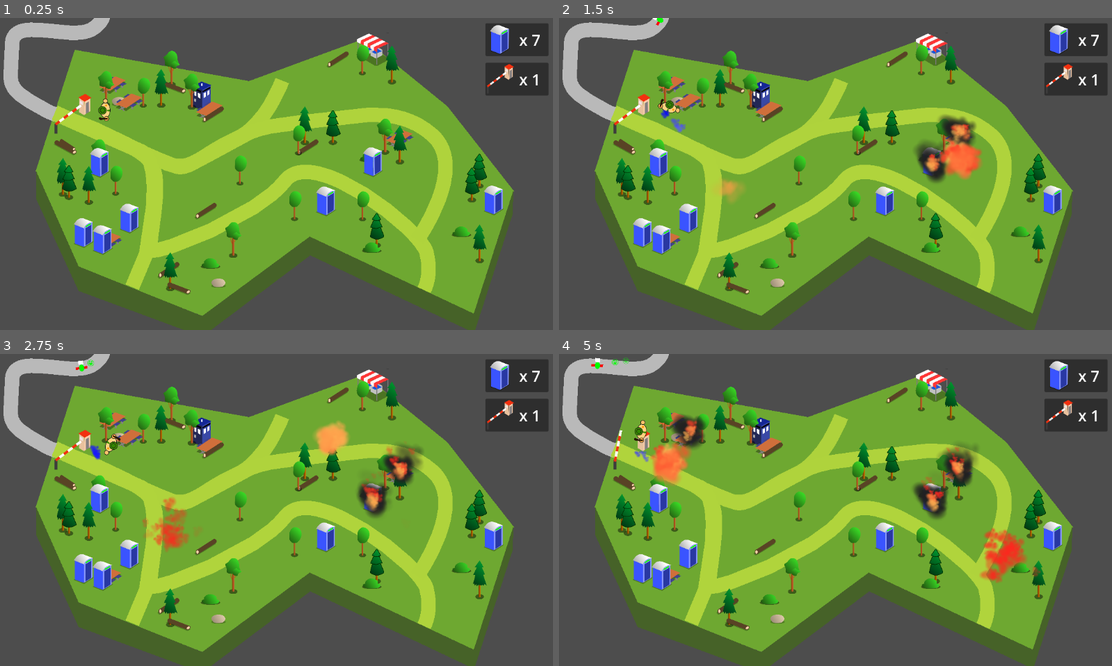
Above: before the commit, frames 1-4 (two rows, left to right).
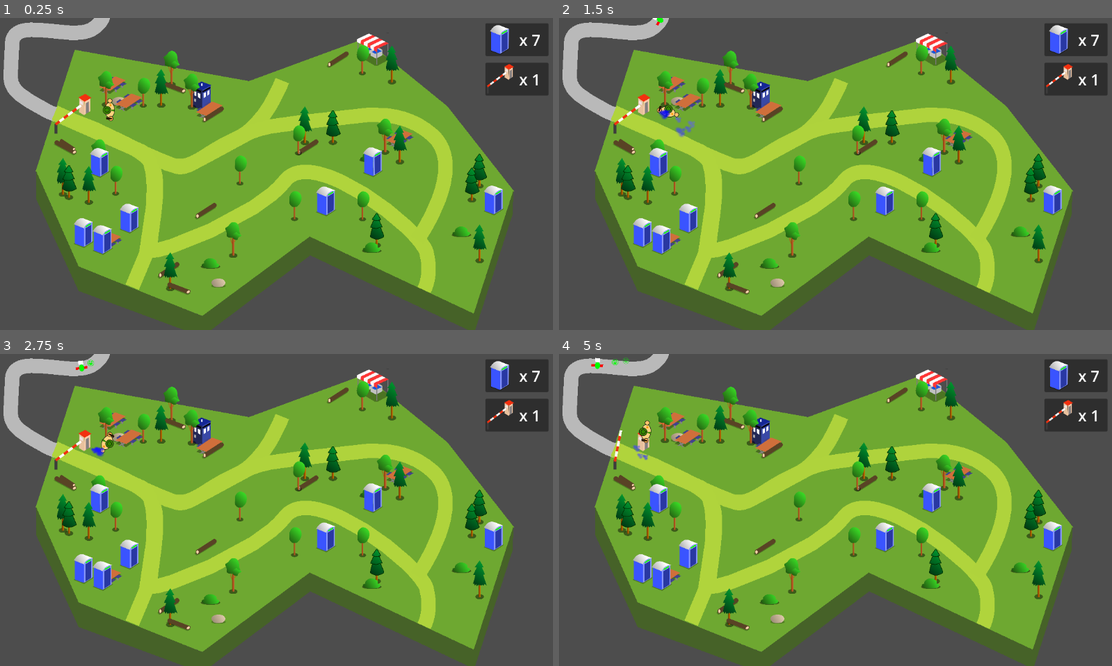
Above: after the commit, the same moments.

Repository: Doccrazy/ludum54
Game: Godot game, scene res://main.tscn
Two runs of this game, one before a commit and one after it. Both use one fixed random seed, a clock stepped at 60 frames per second and the inputs below.
Inputs (mouse positions are in pixels of both pictures, inside the frame that each line leads up to):
- Up to frame 1 (0.25 s): no input
- Up to frame 2 (1.5 s): tap Enter at 0.5 s; move the mouse to (957, 158) at 0.52 s; hold D (right) 0.53-1.28 s; hold Space (action) 0.53-1.28 s; tap Ctrl (fire) at 0.8, 1.35 s; move the mouse to (724, 189) at 1.27 s; hold S (down) from 1.28 s (still down)
- Up to frame 3 (2.75 s): tap Space (action) at 1.55 s; move the mouse to (331, 441) at 2.02 s; release S (down) at 2.03 s; hold D (right) from 2.03 s (still down); hold Space (action) from 2.03 s (still down); tap Ctrl (fire) at 2.3 s
- Up to frame 4 (5 s): move the mouse to (807, 572) at 2.77 s; release D (right) at 2.78 s; release Space (action) at 2.78 s; hold W (up) 2.78-3.53 s; tap Ctrl (fire) at 2.85, 3.8, 4.35 s; tap Space (action) at 3.05, 4.55 s; move the mouse to (1001, 556) at 3.52 s; hold Space (action) 3.53-4.28 s; hold A (left) from 3.53 s (still down); move the mouse to (669, 463) at 4.27 s

The runs differ from the first frame. In frame 1, 0.2% of the frame differs, in the area x 17-21%, y 25-34%; in frame 2, 2.2%; in frame 3, 2.6%; in frame 4, 3.6%, in the area x 13-88%, y 19-74%.

Commit message:
💄 add attack animation

Diff:
--- a/graphics/characters.svg
+++ b/graphics/characters.svg
@@ -27,7 +27,7 @@
      showgrid="false"
      inkscape:zoom="1.0444209"
      inkscape:cx="377.72127"
-     inkscape:cy="193.40861"
+     inkscape:cy="423.20102"
      inkscape:window-width="1920"
      inkscape:window-height="1009"
      inkscape:window-x="1912"
@@ -181,8 +181,75 @@
        id="path70893"
        sodipodi:nodetypes="ccccc" />
     <path
+       style="fill:#251604;fill-opacity:1;stroke:none;stroke-width:0.832666;stroke-dasharray:none;stroke-opacity:1"
+       d="m 17.479782,86.287634 -1.266651,-10.714176 1.519981,-2.107707 h 3.039962 l 1.773311,1.229494 -1.773311,2.283349 -0.759991,9.660323 z"
+       id="path71363" />
+    <ellipse
+       style="fill:none;stroke-width:10"
+       id="path33682-9"
+       cx="37.551697"
+       cy="98.450836"
+       rx="0.53739446"
+       ry="0.17913148" />
+    <ellipse
+       style="fill:#ffd47e;fill-opacity:1;stroke:#141414;stroke-width:1;stroke-dasharray:none;stroke-opacity:1"
+       id="path66853-0"
+       cx="37.372562"
+       cy="115.11007"
+       rx="16.659227"
+       ry="10.568758" />
+    <circle
+       style="fill:#3d8e00;fill-opacity:1;stroke:#141414;stroke-width:1;stroke-dasharray:none;stroke-opacity:1"
+       id="path66849-5"
+       cx="37.014301"
+       cy="108.84045"
+       r="8.5983114" />
+    <circle
+       style="fill:#348600;fill-opacity:1;stroke:#141414;stroke-width:1;stroke-dasharray:none;stroke-opacity:1"
+       id="path66851-8"
+       cx="37.193432"
+       cy="109.02782"
+       r="5.0156817" />
+    <ellipse
+       style="fill:#ffc46c;fill-opacity:1;stroke:#141414;stroke-width:1;stroke-dasharray:none;stroke-opacity:1"
+       id="path66855-7"
+       cx="57.703987"
+       cy="115.28921"
+       rx="4.567853"
+       ry="4.8365502" />
+    <ellipse
+       style="fill:#ffaf50;fill-opacity:1;stroke:#141414;stroke-width:1;stroke-dasharray:none;stroke-opacity:1"
+       id="path66857-2"
+       cx="18.653324"
+       cy="117.43877"
+       rx="4.926116"
+       ry="5.0156817" />
+    <path
+       sodipodi:type="star"
+       style="fill:#ff9500;fill-opacity:1;stroke:none;stroke-width:1;stroke-dasharray:none;stroke-opacity:1"
+       id="path66965-6"
+       inkscape:flatsided="false"
+       sodipodi:sides="5"
+       sodipodi:cx="46.395058"
+       sodipodi:cy="79.176117"
+       sodipodi:r1="3.3030212"
+       sodipodi:r2="1.6515106"
+       sodipodi:arg1="-0.21866895"
+       sodipodi:arg2="0.40964958"
+       inkscape:rounded="0"
+       inkscape:randomized="0"
+       d="m 49.619424,78.459591 -1.709501,1.374303 0.162975,2.187359 -1.835304,-1.201149 -2.02994,0.83093 0.57522,-2.116654 -1.417547,-1.673817 2.19081,-0.107014 1.153848,-1.865406 0.778775,2.050516 z"
+       inkscape:transform-center-x="-0.097317348"
+       inkscape:transform-center-y="-0.22141969"
+       transform="translate(1.5462689,37.546133)" />
+    <path
+       style="fill:#3d8e00;fill-opacity:1;stroke:none;stroke-width:1;stroke-dasharray:none;stroke-opacity:1"
+       d="m 35.675316,118.58963 -1.70625,6.73093 5.015682,0.17913 -1.074788,-6.98612 z"
+       id="path70893-4"
+       sodipodi:nodetypes="ccccc" />
+    <path
        style="fill:#251604;fill-opacity:1;stroke:none;stroke-width:1;stroke-dasharray:none;stroke-opacity:1"
-       d="m 17.479782,86.132259 -1.266651,-15.45314 1.519981,-3.039962 h 3.039962 l 1.773311,1.773309 -1.773311,3.293292 -0.759991,13.933159 z"
-       id="path71363" />
+       d="m 16.981406,116.37001 -1.266651,15.45314 1.519981,3.03996 h 3.039962 l 1.773311,-1.77331 -1.773311,-3.29329 -0.759991,-13.93316 z"
+       id="path71363-9" />
   </g>
 </svg>
--- a/player.gd
+++ b/player.gd
@@ -3,9 +3,7 @@
 @export var speed = 100
 @export var rotation_speed = 2.5
 
-var expl = preload("res://effects/explosion.tscn")
-
-const GATE_DISTANCE = 50
+#var expl = preload("res://effects/explosion.tscn")
 
 var rotation_direction = 0
 
@@ -15,6 +13,9 @@
 
 func _input(event):
 	if event.is_action_pressed("action"):
+		$Sprite.visible = false
+		$SpriteAttack.visible = true
+		$AttackTimer.start()
 		var areas = $ActionArea.get_overlapping_areas()
 		for area in areas:
 			if !area.get_parent().has_meta("type"):
@@ -35,9 +36,9 @@
 				tent.remove()
 
 	elif event.is_action_pressed("fire"):
-		var e = expl.instantiate()
-		e.position = get_global_mouse_position()
-		get_tree().root.add_child(e)
+		#var e = expl.instantiate()
+		#e.position = get_global_mouse_position()
+		#get_tree().root.add_child(e)
 
 		$WaterParticles.emitting = true
 	elif event.is_action_released("fire"):
@@ -51,3 +52,7 @@
 		for area in $WaterArea.get_overlapping_areas():
 			if area.get_parent().has_method("extinguish"):
 				area.get_parent().extinguish()
+
+func _on_attack_timer_timeout():
+	$Sprite.visible = true
+	$SpriteAttack.visible = false
--- a/player.tscn
+++ b/player.tscn
@@ -37,13 +37,22 @@
 [node name="CollisionShape2D" type="CollisionShape2D" parent="."]
 shape = SubResource("CircleShape2D_nxsom")
 
-[node name="Sprite2D" type="Sprite2D" parent="."]
+[node name="Sprite" type="Sprite2D" parent="."]
 position = Vector2(6, 0)
 rotation = -1.5708
 scale = Vector2(0.25, 0.25)
 texture = ExtResource("1_ypg1l")
 region_enabled = true
-region_rect = Rect2(50.0083, 247.45, 190.333, 181.548)
+region_rect = Rect2(48.1798, 246.782, 190.974, 109.128)
+
+[node name="SpriteAttack" type="Sprite2D" parent="."]
+visible = false
+position = Vector2(10, 0)
+rotation = -1.5708
+scale = Vector2(0.25, 0.25)
+texture = ExtResource("1_ypg1l")
+region_enabled = true
+region_rect = Rect2(50.1285, 373.449, 187.077, 140.308)
 
 [node name="ActionArea" type="Area2D" parent="."]
 
@@ -62,3 +71,9 @@
 [node name="CollisionShape2D" type="CollisionShape2D" parent="WaterArea"]
 position = Vector2(47, 0)
 shape = SubResource("RectangleShape2D_y7tsr")
+
+[node name="AttackTimer" type="Timer" parent="."]
+wait_time = 0.2
+one_shot = true
+
+[connection signal="timeout" from="AttackTimer" to="." method="_on_attack_timer_timeout"]
